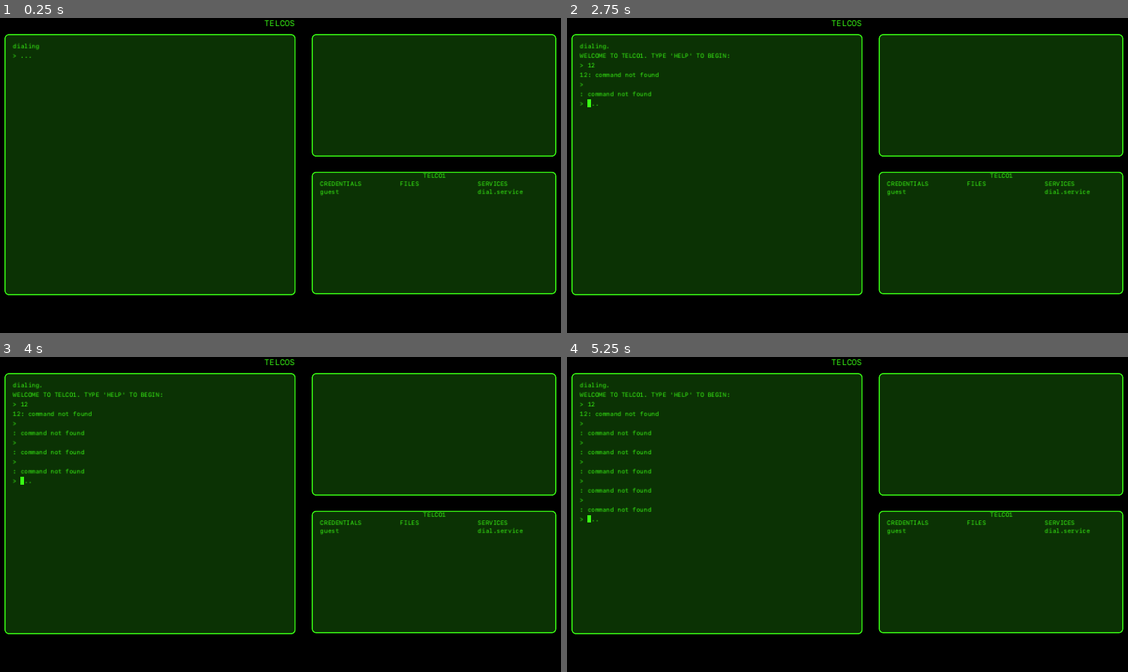
Above: before the commit, frames 1-4 (two rows, left to right).
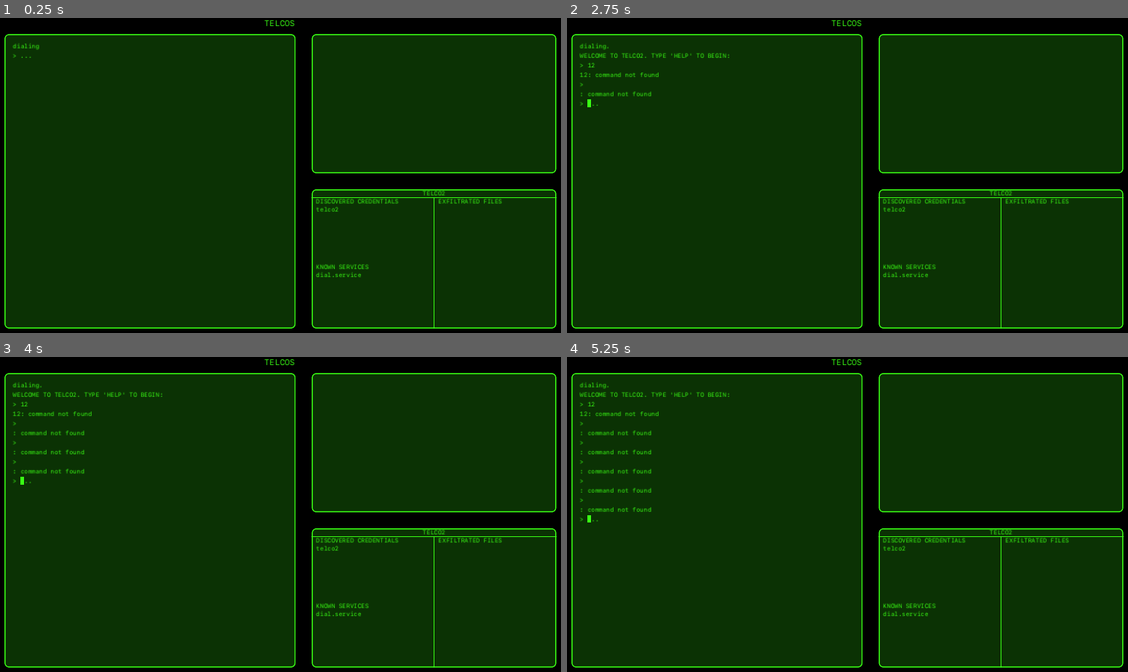
Above: after the commit, the same moments.

Repository: jwhenry28/TELCOS
Game: Godot game, scene res://scenes/main/main.tscn
The game is run twice, just before and just after one commit, with the same random seed, the same clock (stepped at 60 frames per second) and the same inputs. Sound files missing from this copy of the repository are replaced by a short silence.
Inputs (mouse positions are in pixels of both pictures, inside the frame that each line leads up to):
- Up to frame 1 (0.25 s): no input
- Up to frame 2 (2.75 s): click (718, 58) at 0.52 s; type "12" at 0.6 s; tap Enter (cmd_enter) at 1.25, 1.35 s; hold Right 1.28-2.03 s; tap Space at 2 s; hold Down from 2.03 s (still down); tap Backspace at 2.1 s
- Up to frame 3 (4 s): tap Enter (cmd_enter) at 2.75, 2.85 s; release Down at 2.78 s; hold Right 2.78-3.53 s; tap Space at 3.5 s; hold Up from 3.53 s (still down); tap Backspace at 3.6 s
- Up to frame 4 (5.25 s): tap Enter (cmd_enter) at 4.25, 4.35 s; release Up at 4.28 s; hold Down from 4.28 s (still down); tap Space at 5 s; tap Backspace at 5.1 s

The runs differ from the first frame. In frame 1, 16% of the frame differs, in the area x 0-100%, y 42-99%; in frame 2, 16%, in the area x 0-100%, y 11-99%; in frame 3, 16%; in frame 4, 16%.

Commit message:
Playing with Comms styling

Diff:
--- a/project.godot
+++ b/project.godot
@@ -26,7 +26,7 @@
 
 [gui]
 
-theme/custom="res://themes/telcos.tres"
+theme/custom="res://themes/telcos_defaults.tres"
 
 [input]
 
--- a/scenes/main/main.tscn
+++ b/scenes/main/main.tscn
@@ -60,9 +60,13 @@
 horizontal_alignment = 1
 
 [node name="Terminal" parent="." instance=ExtResource("2_vjuq6")]
+offset_bottom = 616.0
 
 [node name="Comms" parent="." instance=ExtResource("6_77t78")]
+offset_bottom = 308.0
 
 [node name="Stats" parent="." instance=ExtResource("12_oglw2")]
+offset_top = 340.0
+offset_bottom = 616.0
 
 [node name="TelcoNetwork" parent="." instance=ExtResource("6_klq8m")]
--- a/scenes/stats/stats.gd
+++ b/scenes/stats/stats.gd
@@ -11,12 +11,32 @@
 
 var signal_bus
 
+
+func recursive_find_node(current_node: Node, node_name: String) -> Node:
+	var node = current_node.get_node(node_name)
+
+	# Base case: current node is a match
+	if node != null and node.name == node_name:
+		print("returning: " + node.name)
+		return node
+
+	# Otherwise, check children
+	for child in current_node.get_children():
+		node = recursive_find_node(child, node_name)
+		if node != null:
+			print("found child: " + node.name)
+			return node
+
+	return null
+
+
 # Called when the node enters the scene tree for the first time.
 func _ready() -> void:
 	title = $"Label"
-	credentials = $"CredentialsContainer/ScrollContainer/VBoxContainer"
-	files = $"FilesContainer/ScrollContainer/VBoxContainer"
-	services = $"ServicesContainer/ScrollContainer/VBoxContainer"
+	var vbox_path = "ScrollContainer/VBoxContainer"
+	credentials = recursive_find_node(self, "CredentialsContainer").get_node(vbox_path)
+	files = recursive_find_node(self, "FilesContainer").get_node(vbox_path)
+	services = recursive_find_node(self, "ServicesContainer").get_node(vbox_path)
 
 	signal_bus = $"../SignalBus"
 	signal_bus.stats_add.connect(_on_stats_add)
@@ -72,7 +92,7 @@
 	var label = Label.new()
 	label.name = node_name
 	label.text = value
-	label.autowrap_mode = TextServer.AUTOWRAP_WORD
+	label.autowrap_mode = TextServer.AUTOWRAP_OFF
 	label.add_theme_color_override("font_color", TERMINAL_GREEN)
 	label.add_theme_font_size_override("font_size", FONT_SIZE)
 
--- a/scenes/stats/stats.tscn
+++ b/scenes/stats/stats.tscn
@@ -1,93 +1,157 @@
-[gd_scene load_steps=3 format=3 uid="uid://crqk6leymugtr"]
+[gd_scene load_steps=4 format=3 uid="uid://crqk6leymugtr"]
 
 [ext_resource type="Script" path="res://scenes/stats/stats.gd" id="1_ii11t"]
-[ext_resource type="Theme" uid="uid://d2b2dbm31ohsc" path="res://themes/telcos.tres" id="2_57rkm"]
+[ext_resource type="Theme" uid="uid://d2b2dbm31ohsc" path="res://themes/telcos_defaults.tres" id="2_57rkm"]
+[ext_resource type="Theme" uid="uid://c6l6deqyuvhlb" path="res://themes/stats_box.tres" id="3_gowiu"]
 
 [node name="Stats" type="Panel"]
 offset_left = 640.0
 offset_top = 305.0
 offset_right = 1124.0
-offset_bottom = 548.0
+offset_bottom = 581.0
 script = ExtResource("1_ii11t")
 
 [node name="Label" type="Label" parent="."]
-layout_mode = 1
-anchors_preset = 5
-anchor_left = 0.5
-anchor_right = 0.5
-offset_left = -20.0
-offset_right = 20.0
+layout_mode = 2
+offset_right = 484.0
 offset_bottom = 15.0
 grow_horizontal = 2
 theme = ExtResource("2_57rkm")
 text = "CURRENT_TELCO"
+horizontal_alignment = 1
 
-[node name="CredentialsContainer" type="Control" parent="."]
-anchors_preset = 0
-offset_left = 16.0
+[node name="StatsVBoxOuter" type="VBoxContainer" parent="."]
+layout_mode = 0
 offset_top = 16.0
-offset_right = 156.0
-offset_bottom = 227.0
+offset_right = 484.0
+offset_bottom = 276.0
+theme_override_constants/separation = 0
 
-[node name="Label" type="Label" parent="CredentialsContainer"]
+[node name="HSeparator" type="HSeparator" parent="StatsVBoxOuter"]
+layout_mode = 2
+theme = ExtResource("3_gowiu")
+
+[node name="StatsHBoxInner" type="HBoxContainer" parent="StatsVBoxOuter"]
+layout_mode = 2
+size_flags_vertical = 3
+size_flags_stretch_ratio = 100.0
+theme_override_constants/separation = 0
+
+[node name="CredsServsVBox" type="VBoxContainer" parent="StatsVBoxOuter/StatsHBoxInner"]
+layout_mode = 2
+size_flags_horizontal = 3
+theme_override_constants/separation = 0
+
+[node name="CredsHBox" type="HBoxContainer" parent="StatsVBoxOuter/StatsHBoxInner/CredsServsVBox"]
+layout_mode = 2
+size_flags_vertical = 3
+size_flags_stretch_ratio = 100.0
+
+[node name="Spacing" type="Control" parent="StatsVBoxOuter/StatsHBoxInner/CredsServsVBox/CredsHBox"]
+layout_mode = 2
+size_flags_horizontal = 3
+size_flags_stretch_ratio = 8.0
+
+[node name="CredentialsContainer" type="Control" parent="StatsVBoxOuter/StatsHBoxInner/CredsServsVBox/CredsHBox"]
+layout_mode = 2
+size_flags_horizontal = 3
+size_flags_vertical = 3
+size_flags_stretch_ratio = 232.0
+
+[node name="Label" type="Label" parent="StatsVBoxOuter/StatsHBoxInner/CredsServsVBox/CredsHBox/CredentialsContainer"]
 layout_mode = 1
 offset_right = 82.0
 offset_bottom = 15.0
-text = "CREDENTIALS"
+text = "DISCOVERED CREDENTIALS"
 
-[node name="ScrollContainer" type="ScrollContainer" parent="CredentialsContainer"]
+[node name="ScrollContainer" type="ScrollContainer" parent="StatsVBoxOuter/StatsHBoxInner/CredsServsVBox/CredsHBox/CredentialsContainer"]
 layout_mode = 0
 offset_top = 16.0
-offset_right = 140.0
-offset_bottom = 211.0
+offset_right = 218.0
+offset_bottom = 105.0
 
-[node name="VBoxContainer" type="VBoxContainer" parent="CredentialsContainer/ScrollContainer"]
+[node name="VBoxContainer" type="VBoxContainer" parent="StatsVBoxOuter/StatsHBoxInner/CredsServsVBox/CredsHBox/CredentialsContainer/ScrollContainer"]
 layout_mode = 2
 size_flags_horizontal = 3
 
-[node name="FilesContainer" type="Control" parent="."]
-anchors_preset = 0
-offset_left = 174.0
-offset_top = 16.0
-offset_right = 314.0
-offset_bottom = 227.0
+[node name="HSeparator" type="HSeparator" parent="StatsVBoxOuter/StatsHBoxInner/CredsServsVBox"]
+layout_mode = 2
+size_flags_vertical = 3
+theme = ExtResource("3_gowiu")
 
-[node name="Label" type="Label" parent="FilesContainer"]
+[node name="ServsHBox" type="HBoxContainer" parent="StatsVBoxOuter/StatsHBoxInner/CredsServsVBox"]
+layout_mode = 2
+size_flags_vertical = 3
+size_flags_stretch_ratio = 100.0
+
+[node name="Spacing" type="Control" parent="StatsVBoxOuter/StatsHBoxInner/CredsServsVBox/ServsHBox"]
+layout_mode = 2
+size_flags_horizontal = 3
+size_flags_stretch_ratio = 8.0
+
+[node name="ServicesContainer" type="Control" parent="StatsVBoxOuter/StatsHBoxInner/CredsServsVBox/ServsHBox"]
+layout_mode = 2
+size_flags_horizontal = 3
+size_flags_vertical = 3
+size_flags_stretch_ratio = 232.0
+
+[node name="Label" type="Label" parent="StatsVBoxOuter/StatsHBoxInner/CredsServsVBox/ServsHBox/ServicesContainer"]
 layout_mode = 1
 offset_right = 82.0
 offset_bottom = 15.0
-text = "FILES
+text = "KNOWN SERVICES
 "
 
-[node name="ScrollContainer" type="ScrollContainer" parent="FilesContainer"]
+[node name="ScrollContainer" type="ScrollContainer" parent="StatsVBoxOuter/StatsHBoxInner/CredsServsVBox/ServsHBox/ServicesContainer"]
 layout_mode = 0
 offset_top = 16.0
-offset_right = 140.0
-offset_bottom = 211.0
+offset_right = 218.0
+offset_bottom = 105.0
 
-[node name="VBoxContainer" type="VBoxContainer" parent="FilesContainer/ScrollContainer"]
+[node name="VBoxContainer" type="VBoxContainer" parent="StatsVBoxOuter/StatsHBoxInner/CredsServsVBox/ServsHBox/ServicesContainer/ScrollContainer"]
 layout_mode = 2
 size_flags_horizontal = 3
 
-[node name="ServicesContainer" type="Control" parent="."]
-anchors_preset = 0
-offset_left = 328.0
-offset_top = 16.0
-offset_right = 468.0
-offset_bottom = 227.0
+[node name="FilesHBoxOuter" type="HBoxContainer" parent="StatsVBoxOuter/StatsHBoxInner"]
+layout_mode = 2
+size_flags_horizontal = 3
 
-[node name="Label" type="Label" parent="ServicesContainer"]
+[node name="VSeparator" type="VSeparator" parent="StatsVBoxOuter/StatsHBoxInner/FilesHBoxOuter"]
+layout_mode = 2
+size_flags_horizontal = 3
+theme = ExtResource("3_gowiu")
+
+[node name="FilesHBox" type="HBoxContainer" parent="StatsVBoxOuter/StatsHBoxInner/FilesHBoxOuter"]
+layout_mode = 2
+size_flags_horizontal = 3
+size_flags_stretch_ratio = 100.0
+
+[node name="Control" type="Control" parent="StatsVBoxOuter/StatsHBoxInner/FilesHBoxOuter/FilesHBox"]
+layout_mode = 2
+size_flags_horizontal = 3
+size_flags_stretch_ratio = 6.0
+
+[node name="FilesContainer" type="Control" parent="StatsVBoxOuter/StatsHBoxInner/FilesHBoxOuter/FilesHBox"]
+layout_mode = 2
+size_flags_horizontal = 3
+size_flags_stretch_ratio = 234.0
+theme = ExtResource("3_gowiu")
+
+[node name="Label" type="Label" parent="StatsVBoxOuter/StatsHBoxInner/FilesHBoxOuter/FilesHBox/FilesContainer"]
 layout_mode = 1
 offset_right = 82.0
 offset_bottom = 15.0
-text = "SERVICES"
+text = "EXFILTRATED FILES"
 
-[node name="ScrollContainer" type="ScrollContainer" parent="ServicesContainer"]
+[node name="ScrollContainer" type="ScrollContainer" parent="StatsVBoxOuter/StatsHBoxInner/FilesHBoxOuter/FilesHBox/FilesContainer"]
 layout_mode = 0
 offset_top = 16.0
-offset_right = 140.0
+offset_right = 218.0
 offset_bottom = 211.0
+focus_mode = 1
+horizontal_scroll_mode = 3
+vertical_scroll_mode = 3
 
-[node name="VBoxContainer" type="VBoxContainer" parent="ServicesContainer/ScrollContainer"]
+[node name="VBoxContainer" type="VBoxContainer" parent="StatsVBoxOuter/StatsHBoxInner/FilesHBoxOuter/FilesHBox/FilesContainer/ScrollContainer"]
 layout_mode = 2
 size_flags_horizontal = 3
--- a/scenes/telco_network/telco_network.gd
+++ b/scenes/telco_network/telco_network.gd
@@ -26,7 +26,7 @@
 				print("telco added")
 			file_name = dir.get_next()
 
-	$"../Terminal".terminal_dial("telco1", "guest", "")
+	$"../Terminal".terminal_dial("telco2", "telco2", "fuzzing")
 
 
 func get_telco(telco_name: String):
--- a/scenes/terminal/terminal.gd
+++ b/scenes/terminal/terminal.gd
@@ -26,6 +26,7 @@
 var animation_timing: float
 var animation_label: Label
 var msg_buffer: Array[Dictionary]
+var received_state_change: bool
 
 var signal_bus
 
@@ -81,6 +82,8 @@
 			animation_label.text = dialing_msg
 
 			if animation_timing > DIAL_DURATION:
+				if !received_state_change:
+					add_to_history("no answer", true)
 				print("exceeded duration")
 				_on_terminal_state_change("TYPING")
 		TerminalState.INACTIVE:
@@ -183,6 +186,7 @@
 func _on_change_telco(new_telco_name: String, username: String) -> void:
 	print("terminal: changing telco to ", username, "@", new_telco_name)
 	connected_telco = new_telco_name
+	received_state_change = true
 
 
 func _on_terminal_state_change(state: String) -> void:
@@ -197,6 +201,7 @@
 				var msg = msg_buffer.pop_front()
 				add_to_history(msg.text, msg.is_stderr)
 		TerminalState.DIALING:
+			received_state_change = false
 			animation_timing = 0.0
 			print("animation_label: ", vbox_container.get_child(next_msg_index-1).name)
 			animation_label = vbox_container.get_child(next_msg_index-1)
--- /dev/null
+++ b/themes/stats_box.tres
@@ -0,0 +1,27 @@
+[gd_resource type="Theme" load_steps=4 format=3 uid="uid://c6l6deqyuvhlb"]
+
+[sub_resource type="StyleBoxLine" id="StyleBoxLine_l5e2a"]
+color = Color(0.223529, 1, 0.0784314, 1)
+grow_begin = 0.0
+grow_end = 0.0
+
+[sub_resource type="StyleBoxFlat" id="StyleBoxFlat_5y6cf"]
+bg_color = Color(0.0431373, 0.196078, 0.0156863, 1)
+border_width_left = 2
+border_width_top = 2
+border_width_right = 2
+border_width_bottom = 2
+border_color = Color(0.239216, 0.847059, 0.12549, 1)
+
+[sub_resource type="StyleBoxLine" id="StyleBoxLine_517g3"]
+color = Color(0.223529, 1, 0.0784314, 1)
+grow_begin = 0.0
+grow_end = 0.0
+vertical = true
+
+[resource]
+HSeparator/constants/separation = 0
+HSeparator/styles/separator = SubResource("StyleBoxLine_l5e2a")
+Panel/styles/panel = SubResource("StyleBoxFlat_5y6cf")
+VSeparator/constants/separation = 0
+VSeparator/styles/separator = SubResource("StyleBoxLine_517g3")
Not shown: 2 places in themes/telcos_defaults.tres that only renumber resources
